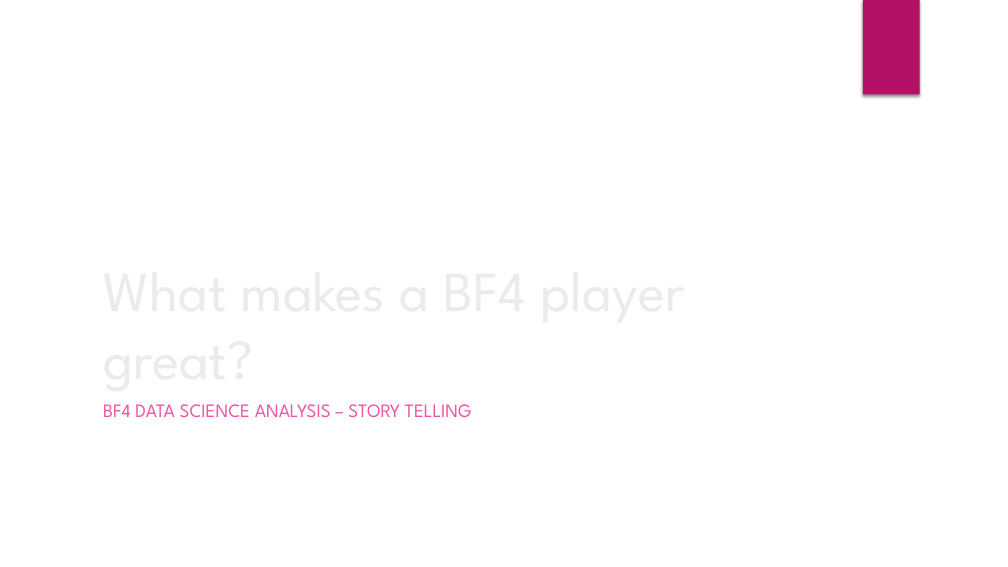
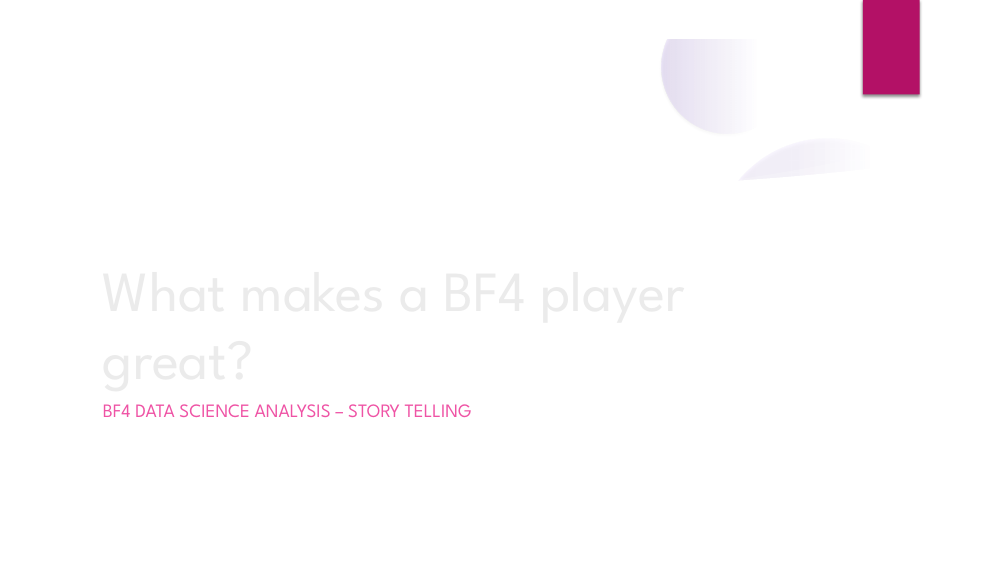
Before and after one commit to arclightspanner/Data_Science_Bootcamp_2019, a slide deck: slide 1 of Data Story Telling.pptx. Drawn at 1008x567 pixels with LibreOffice and Linux fonts; fonts in the diff are those of the drawing; background and template pictures are left out. Boxes give left, top, right and bottom in pixels: in the first picture for what was removed or moved away, otherwise in the second. Text is boxed around its words. In the diff, an @@ line names an element or a change of style, - is before the commit and + after.

```diff
--- a/Data Story Telling.pptx
+++ b/Data Story Telling.pptx
@@ freeform shape added at (0, 0, 1008, 567), fill #FFFFFF @@
@@ group added at (0, 1, 977, 567): 4 ellipses, 2 freeform shapes @@
```
Also in this commit, not shown: 18 other slides changed.
